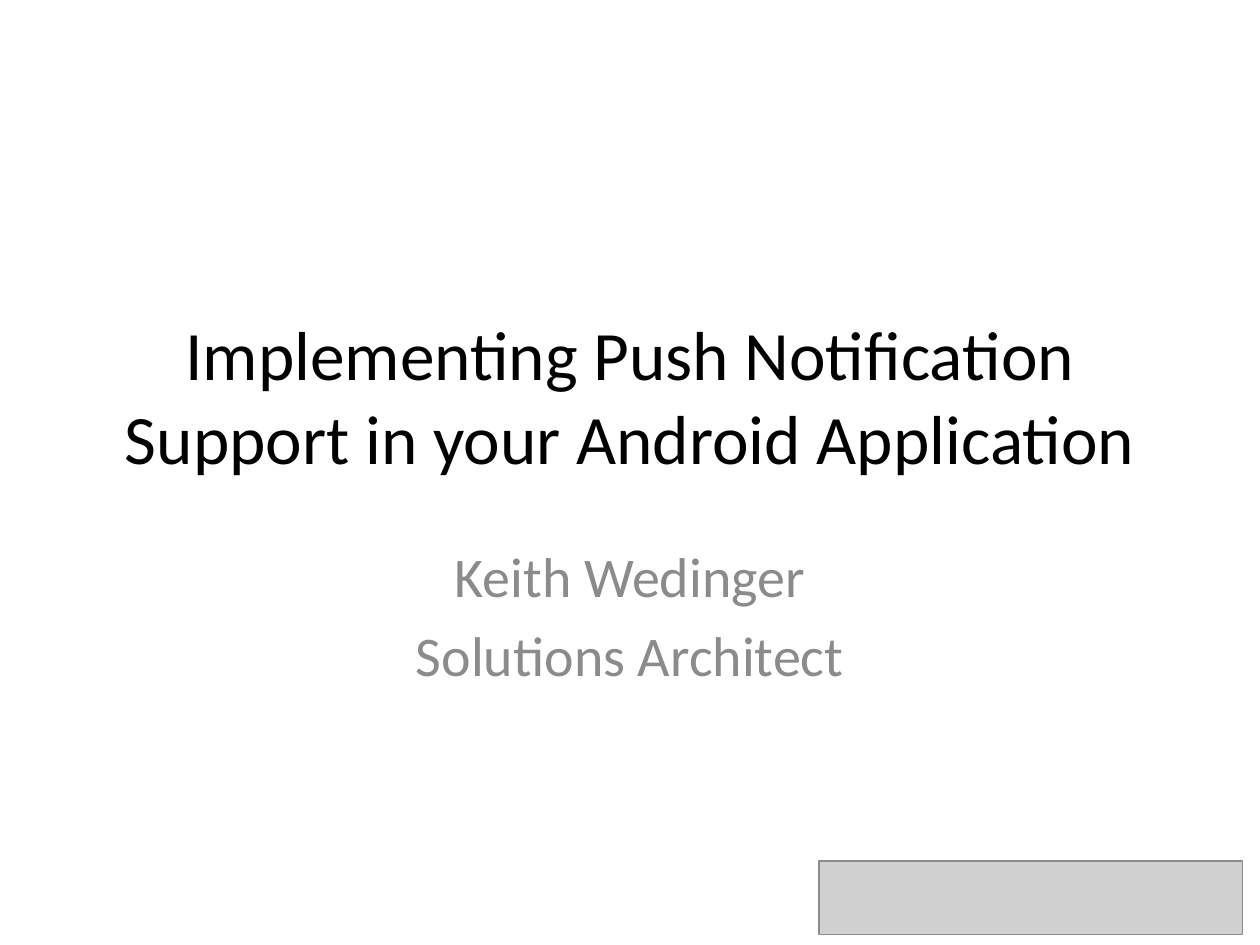
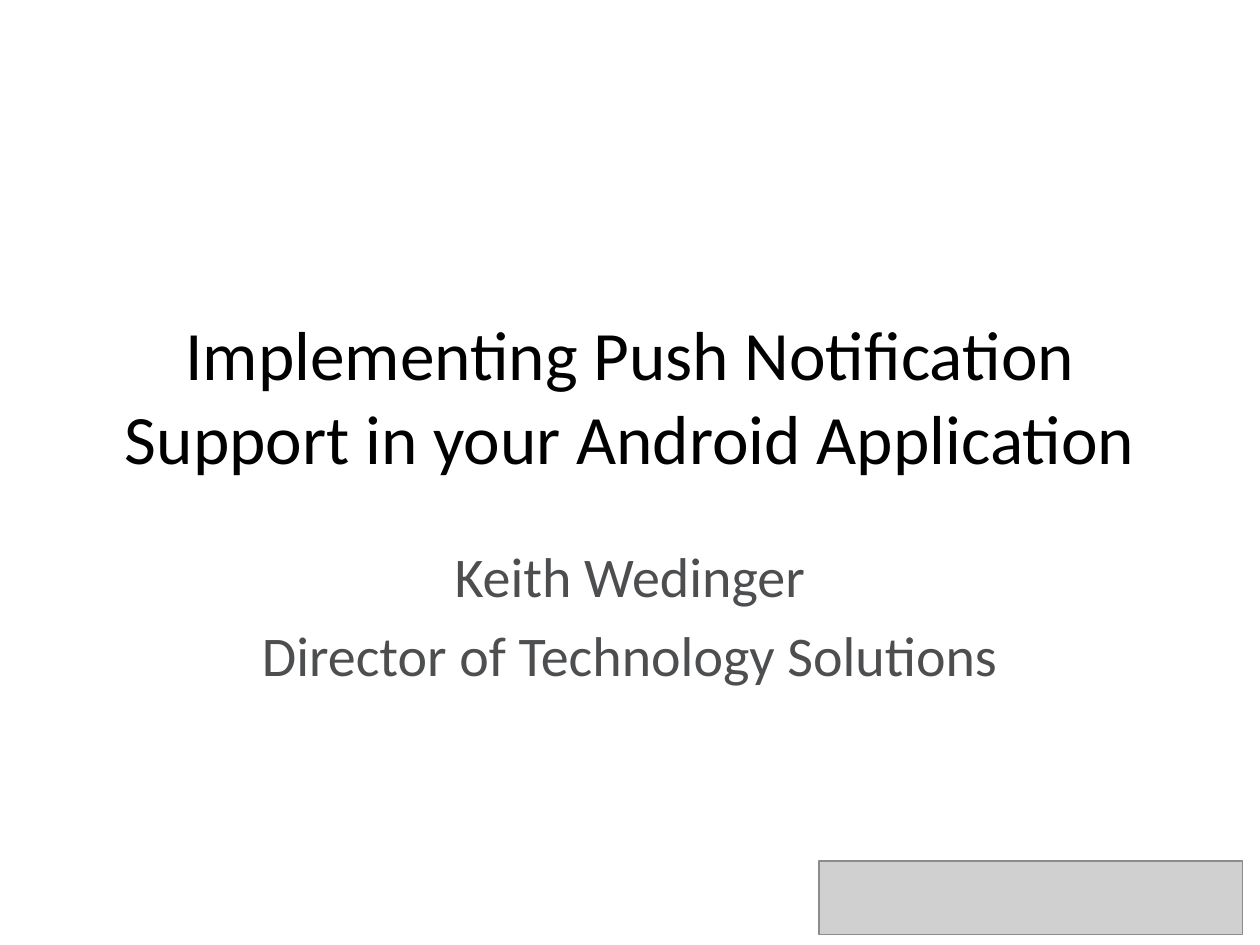
Before and after one commit to LeadingEDJE/MobilePushNotification, a slide deck: slide 1 of Implementing Push Notification in Android.pptx. Drawn at 1260x945 pixels with LibreOffice and Linux fonts; fonts in the diff are those of the drawing; grey boxes stand for pictures; background and template pictures are left out. Boxes give left, top, right and bottom in pixels: in the first picture for what was removed or moved away, otherwise in the second. Text is boxed around its words. In the diff, an @@ line names an element or a change of style, - is before the commit and + after.

Commit message:
Updated my LE title

```diff
--- a/Implementing Push Notification in Android.pptx
+++ b/Implementing Push Notification in Android.pptx
@@ subtitle at box(455, 558, 805, 607): text colour #8C8C8C to #4D4E50 in "Keith Wedinger" @@
@@ subtitle at box(262, 637, 996, 686): text changed; text colour #8C8C8C to #4D4E50 @@
-Solutions Architect
+Director of Technology Solutions
```
